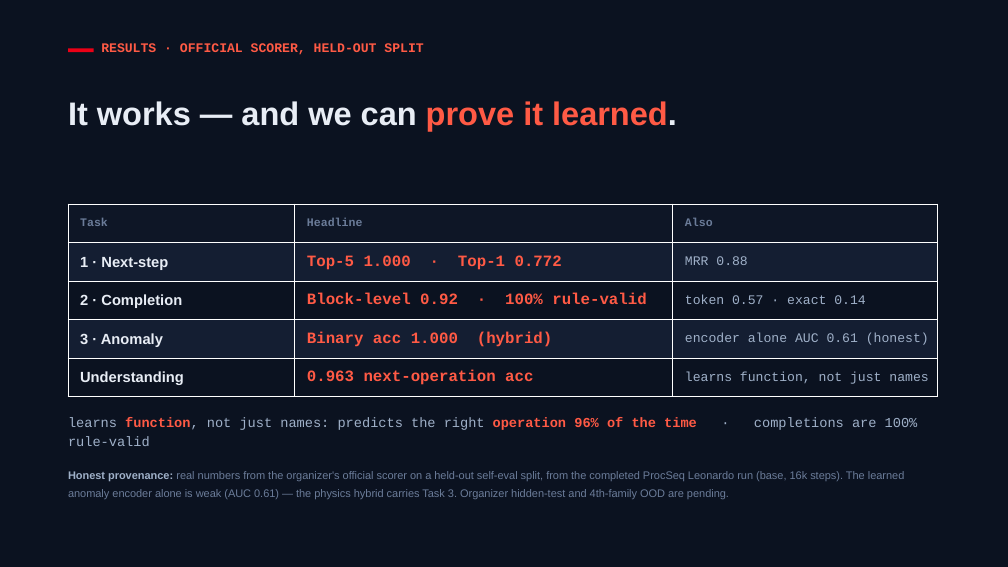
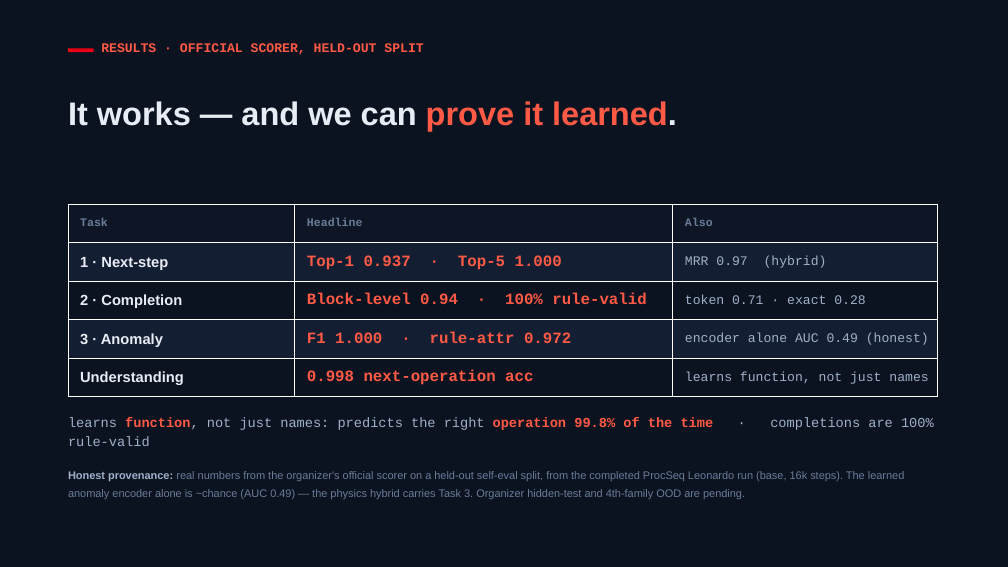
Before and after one commit to thuber19/zero_one_hack_01, a slide deck: slide 6 of tracks/industrial-infineon/solution/pitch/ProcSeq_Pitch.pptx. Drawn at 1008x567 pixels with LibreOffice and Linux fonts; fonts in the diff are those of the drawing. Boxes give left, top, right and bottom in pixels: in the first picture for what was removed or moved away, otherwise in the second. Text is boxed around its words. In the diff, an @@ line names an element or a change of style, - is before the commit and + after.

```diff
--- a/tracks/industrial-infineon/solution/pitch/ProcSeq_Pitch.pptx
+++ b/tracks/industrial-infineon/solution/pitch/ProcSeq_Pitch.pptx
@@ table at <box>68,204,938,397</box> @@
-row 2, column 2: Top-5 1.000 · Top-1 0.772
+row 2, column 2: Top-1 0.937 · Top-5 1.000
-row 2, column 3: MRR 0.88
+row 2, column 3: MRR 0.97 (hybrid)
-row 3, column 2: Block-level 0.92 · 100% rule-valid
+row 3, column 2: Block-level 0.94 · 100% rule-valid
-row 3, column 3: token 0.57 · exact 0.14
+row 3, column 3: token 0.71 · exact 0.28
-row 4, column 2: Binary acc 1.000 (hybrid)
+row 4, column 2: F1 1.000 · rule-attr 0.972
-row 4, column 3: encoder alone AUC 0.61 (honest)
+row 4, column 3: encoder alone AUC 0.49 (honest)
-row 5, column 2: 0.963 next-operation acc
+row 5, column 2: 0.998 next-operation acc
@@ text at <box>68,417,934,430</box>: text changed @@
-learns function, not just names: predicts the right operation 96% of the time · completions are 100% rule-valid
+learns function, not just names: predicts the right operation 99.8% of the time · completions are 100% rule-valid
@@ text at <box>68,471,905,499</box>: text changed @@
-Honest provenance: real numbers from the organizer's official scorer on a held-out self-eval split, from the completed ProcSeq Leonardo run (base, 16k steps). The learned anomaly encoder alone is weak (AUC 0.61) — the physics hybrid carries Task 3. Organizer hidden-test and 4th-family OOD are pending.
+Honest provenance: real numbers from the organizer's official scorer on a held-out self-eval split, from the completed ProcSeq Leonardo run (base, 16k steps). The learned anomaly encoder alone is ~chance (AUC 0.49) — the physics hybrid carries Task 3. Organizer hidden-test and 4th-family OOD are pending.
```
Also in this commit, not shown: 1 other slide changed, 9 other files.
